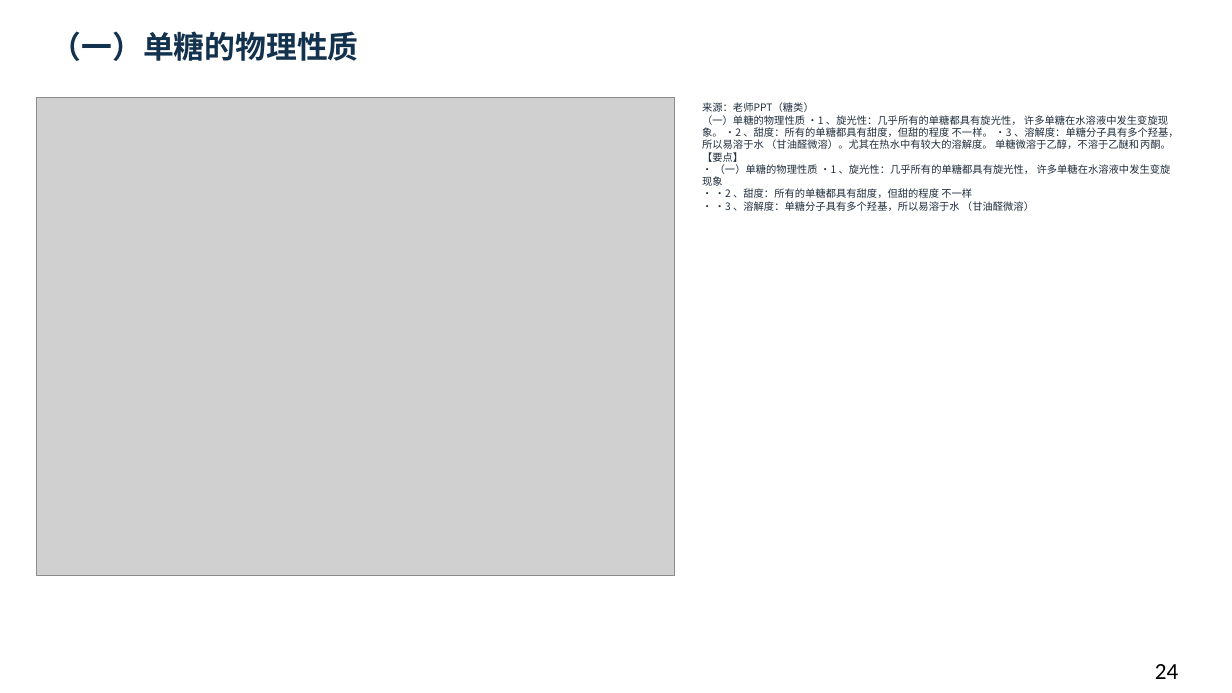
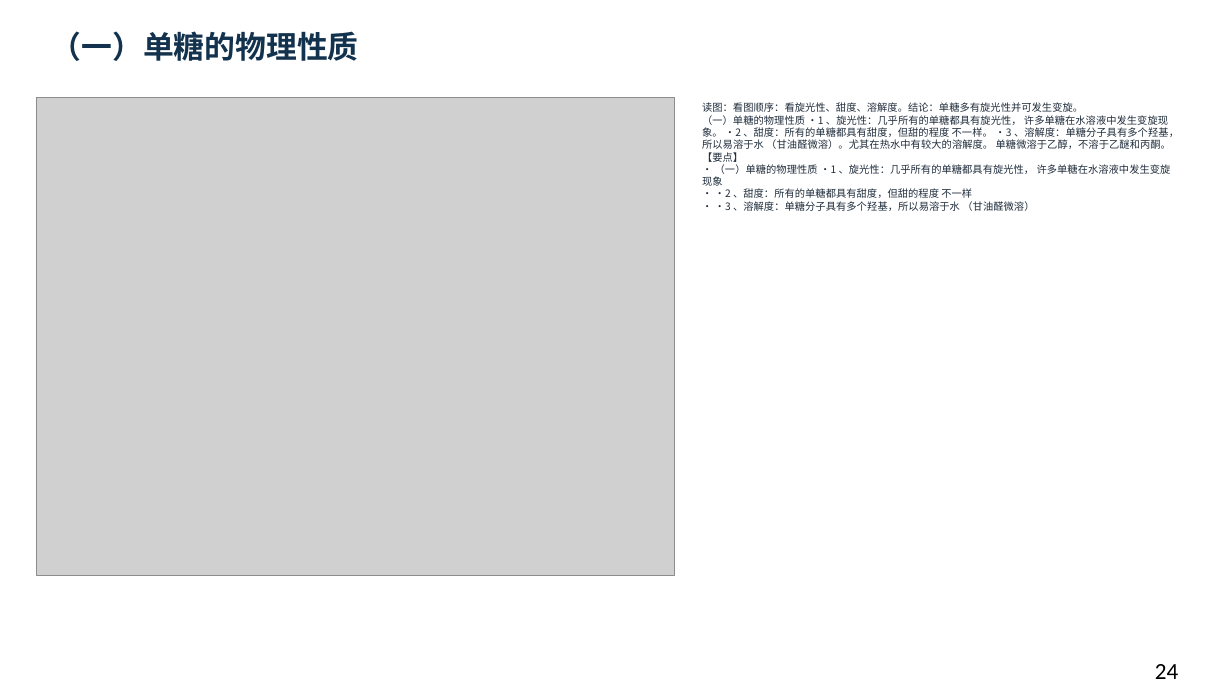
Before and after one commit to newkan-li/Biochemistry, a slide deck: slide 24 of downloads/bc09-ai-style.pptx. Drawn at 1232x693 pixels with LibreOffice and Linux fonts; fonts in the diff are those of the drawing; grey boxes stand for pictures. Boxes give left, top, right and bottom in pixels: in the first picture for what was removed or moved away, otherwise in the second. Text is boxed around its words. In the diff, an @@ line names an element or a change of style, - is before the commit and + after.

Commit message:
bc09补64页老师原页读图讲解:39页缺图注全部补齐,下载PPT同步;版本20261112cdm

```diff
--- a/downloads/bc09-ai-style.pptx
+++ b/downloads/bc09-ai-style.pptx
@@ text at (702,102,1179,211): text changed @@
-来源：老师PPT（糖类）
-（一）单糖的物理性质 •1 、旋光性：几乎所有的单糖都具有旋光性， 许多单糖在水溶液中发生变旋现象。 •2 、甜度：所有的单糖都具有甜度，但甜的程度 不一样。 •3 、溶解度：单糖分子具有多个羟基，所以易溶于水 （甘油醛微溶）。尤其在热水中有较大的溶解度。 单糖微溶于乙醇，不溶于乙醚和丙酮。
-【要点】
-• （一）单糖的物理性质 •1 、旋光性：几乎所有的单糖都具有旋光性， 许多单糖在水溶液中发生变旋现象
-• •2 、甜度：所有的单糖都具有甜度，但甜的程度 不一样
-• •3 、溶解度：单糖分子具有多个羟基，所以易溶于水 （甘油醛微溶）
+读图：看图顺序：看旋光性、甜度、溶解度。结论：单糖多有旋光性并可发生变旋。
+（一）单糖的物理性质 •1 、旋光性：几乎所有的单糖都具有旋光性， 许多单糖在水溶液中发生变旋现象。 •2 、甜度：所有的单糖都具有甜度，但甜的程度 不一样。 •3 、溶解度：单糖分子具有多个羟基，所以易溶于水 （甘油醛微溶）。尤其在热水中有较大的溶解度。 单糖微溶于乙醇，不溶于乙醚和丙酮。
+【要点】
+• （一）单糖的物理性质 •1 、旋光性：几乎所有的单糖都具有旋光性， 许多单糖在水溶液中发生变旋现象
+• •2 、甜度：所有的单糖都具有甜度，但甜的程度 不一样
+• •3 、溶解度：单糖分子具有多个羟基，所以易溶于水 （甘油醛微溶）
```
Also in this commit, not shown: 104 other slides changed, 5 other files.
